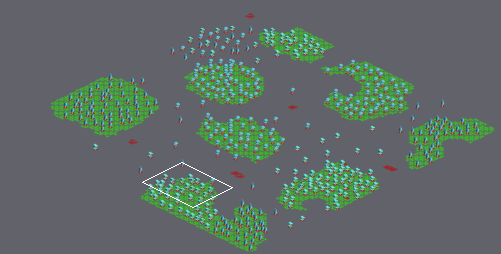
Tiled map, stored at PaintWars/Project_II_Game/Game/maps/map_forest_edges.tmx. The picture above shows the old version from afar; the outline marks the close-up.
Close-up. As it was:
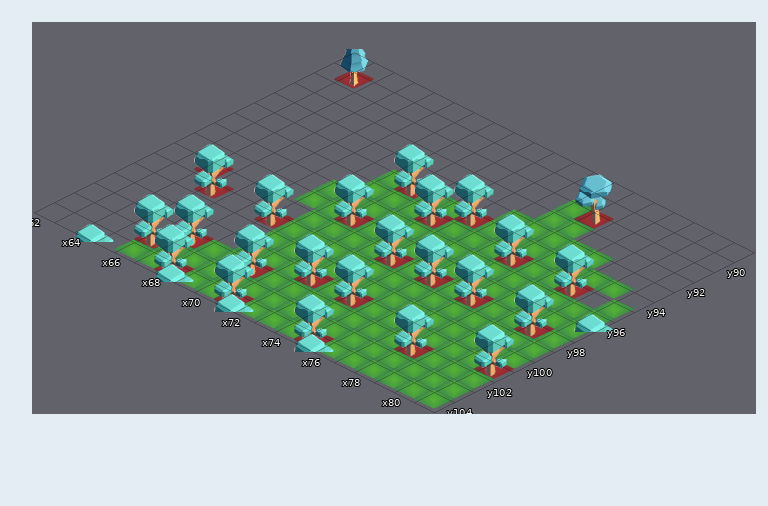
Cells are 150x75 px. Isometric: x runs down to the right, y down to the left. Shown: x 62..81, y 89..104. The commit also changed other parts of the map, which this record leaves out. The old version is drawn lined up with the new one. Not drawn, because the pictures are missing: unchanged layer "Map".
Once edited:
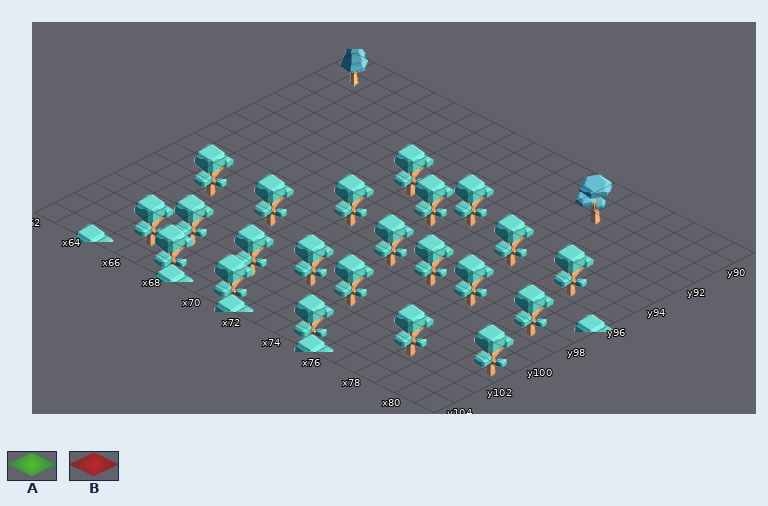
Key: from "Meta": A 0, B 1.
_ is an empty cell, . an unchanged one.
Changes in this commit:
map size 130x130 -> 126x126 cells (old content now starts at -3,-3; both pictures use the new coordinates)
--- layer "Fog" (now hidden)
@@ x 66..81 @@
- 91 .........A......
- 92 .........AA.....
- 93 ........AAAAA...
- 94 ...A.AA.AAAAAAA.
- 95 ...AAA.AAA.AA..A
- 96 ..AAAAAAAAAAAAAA
- 97 ..AA.AAAAAAAAAAA
- 98 ...AAAA.A.A.AA.A
- 99 ...AAAAAAAAAAAAA
-100 ...AAAAAAAAAAAAA
-101 ...AAA.A.AAAAAA.
-102 ..AA.AAAAAAA.AAA
-103 .AAAAAAAAAAAAAAA
-104 AA.AA.AAA.AAAAAA
+ 91 ........._......
+ 92 .........__.....
+ 93 ........_____...
+ 94 ..._.__._______.
+ 95 ...___.___.__.._
+ 96 ..______________
+ 97 ..__.___________
+ 98 ...____._._.__._
+ 99 ..._____________
+100 ..._____________
+101 ...___._.______.
+102 ..__._______.___
+103 ._______________
+104 __.__.___.______
--- layer "Collisions" (now hidden)
@@ x 63..76 @@
- 90 B.............
- 91 .............B
+ 90 _.............
+ 91 ............._
@@ x 70..79 @@
- 94 B..B......
- 95 ..B...B..B
+ 94 _.._......
+ 95 .._..._.._
@@ x 64..80 @@
- 97 ......B..........
- 98 B........B.B.B..B
- 99 .B..B............
+ 97 ......_..........
+ 98 _........_._._.._
+ 99 ._.._............
@@ x 66..81 @@
-101 ......B.B......B
-102 .B..B.......B...
-103 B...............
-104 ..B..B...B......
+101 ......_._......_
+102 ._.._......._...
+103 _...............
+104 .._.._..._......
